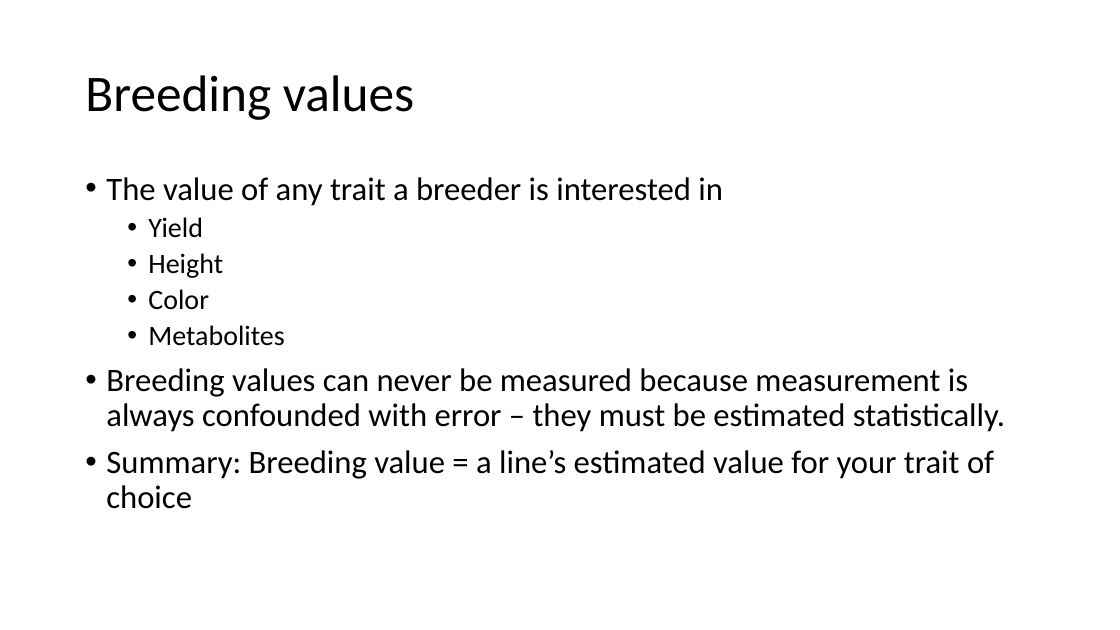
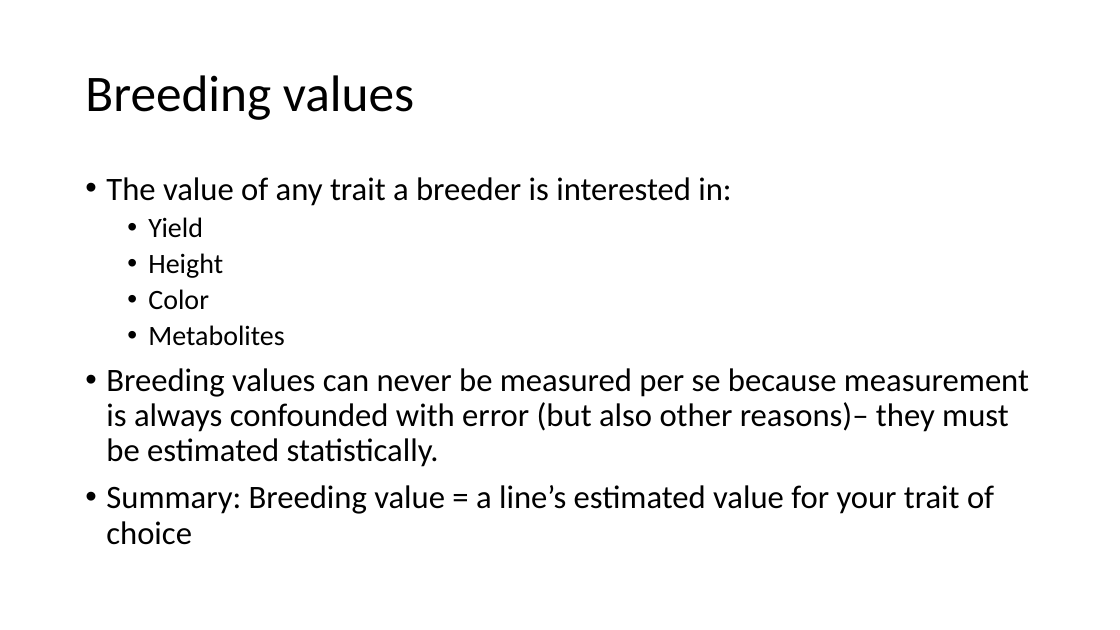
Before and after one commit to ter56/September2_2021_class, a slide deck: slide 6 of AdditiveModels_9_2_2021.pptx (slide 5 before the commit). Drawn at 1120x630 pixels with LibreOffice and Linux fonts; fonts in the diff are those of the drawing. Boxes give left, top, right and bottom in pixels: in the first picture for what was removed or moved away, otherwise in the second. Text is boxed around its words. In the diff, an @@ line names an element or a change of style, - is before the commit and + after.

Commit message:
More changes and some additons of GWAS examples to the script. Deciding on whether to include other examples

```diff
--- a/AdditiveModels_9_2_2021.pptx
+++ b/AdditiveModels_9_2_2021.pptx
@@ text at [106, 177, 731, 206]: text changed @@
-• The value of any trait a breeder is interested in
+• The value of any trait a breeder is interested in:
@@ text at [106, 368, 1029, 467]: text changed @@
-• Breeding values can never be measured because measurement is always confounded with error – they must be estimated statistically.
+• Breeding values can never be measured per se because measurement is always confounded with error (but also other reasons)– they must be estimated statistically.
```
Also in this commit, not shown: 10 other slides changed, 4 slides added, 2 slides removed, 1 other file.
